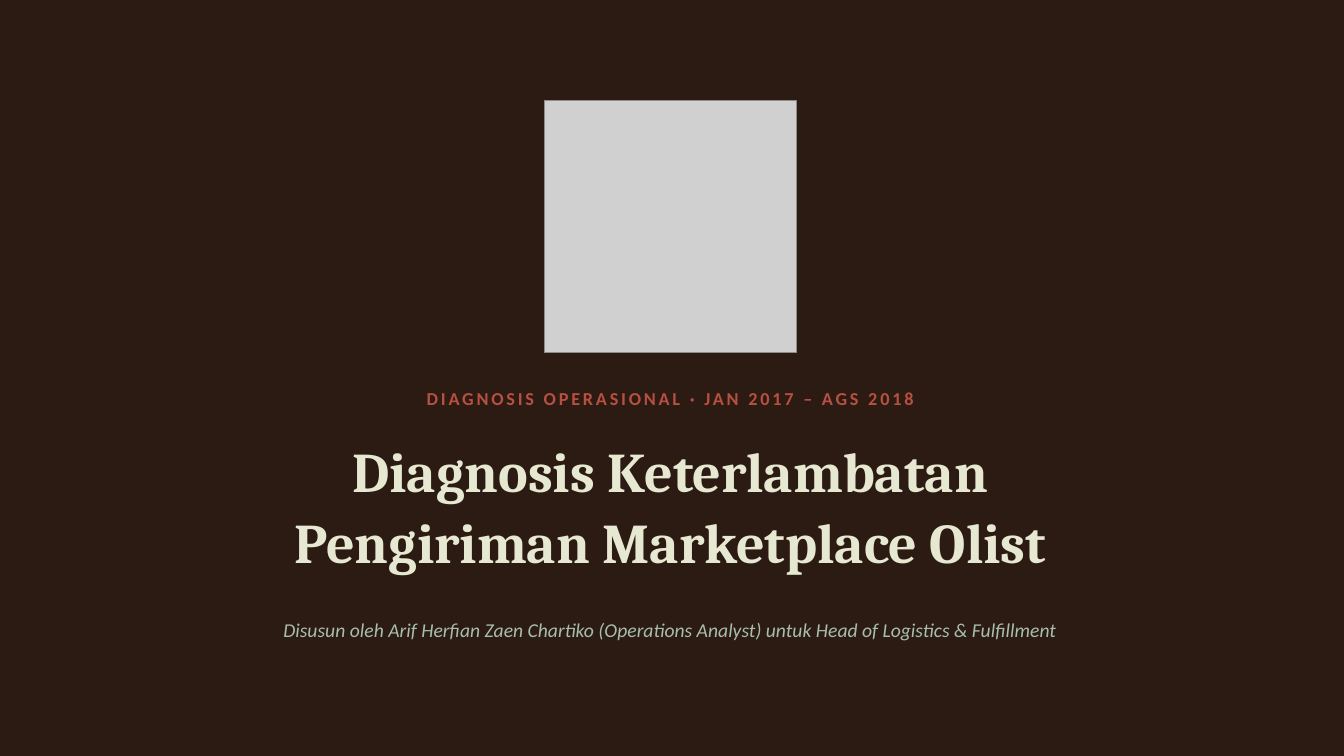
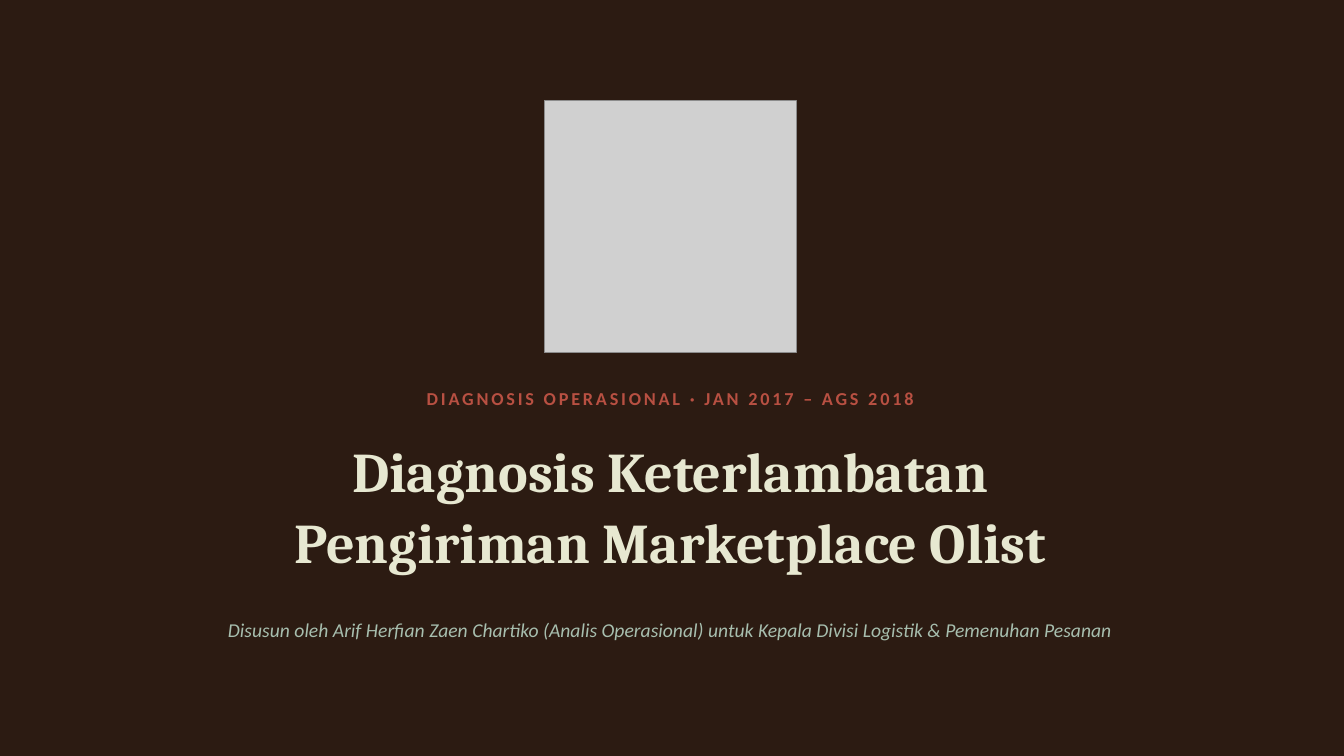
Before and after one commit to ArifHerfianZaenChartiko/Diagnosis-Keterlambatan-Pengiriman-Marketplace-Olist, a slide deck: slide 1 of 03_hasil/presentasi_diagnosis_keterlambatan.pptx. Drawn at 1344x756 pixels with LibreOffice and Linux fonts; fonts in the diff are those of the drawing; grey boxes stand for pictures. Boxes give left, top, right and bottom in pixels: in the first picture for what was removed or moved away, otherwise in the second. Text is boxed around its words. In the diff, an @@ line names an element or a change of style, - is before the commit and + after.

```diff
--- a/03_hasil/presentasi_diagnosis_keterlambatan.pptx
+++ b/03_hasil/presentasi_diagnosis_keterlambatan.pptx
@@ text at (228, 623, 1111, 641): text changed @@
-Disusun oleh Arif Herfian Zaen Chartiko (Operations Analyst) untuk Head of Logistics & Fulfillment
+Disusun oleh Arif Herfian Zaen Chartiko (Analis Operasional) untuk Kepala Divisi Logistik & Pemenuhan Pesanan
```
Also in this commit, not shown: 11 other slides changed, 16 other files.
